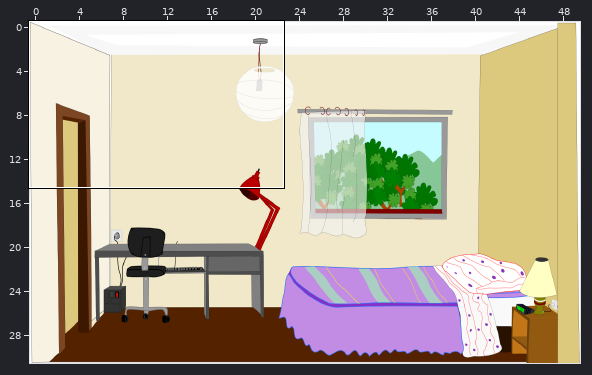
Two versions of a level (Tiled map, data/escena_05/escena_05.tmx). Above: a wide view before the commit, with the close-up outlined.
Close-up. Before:
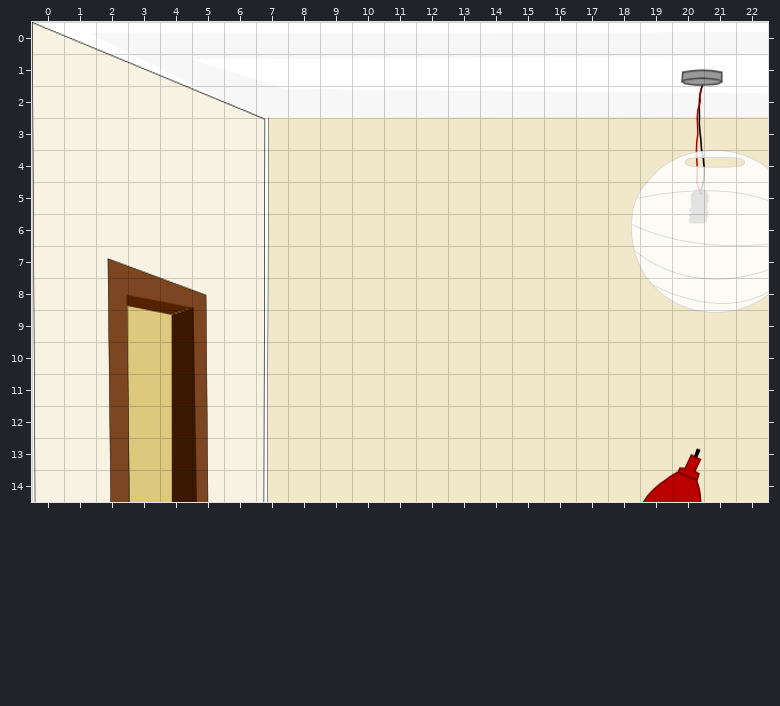
Cells are 32x32 px. Shown: x 0..22, y 0..14. Tiles whose own drawing changed are shown in their newer look in all pictures.
The same view after the edit:
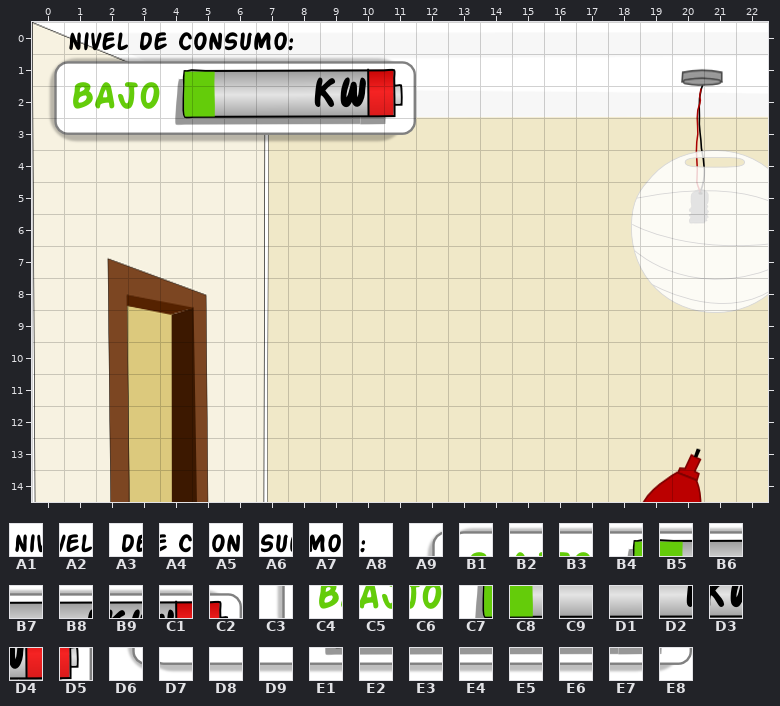
Key: from "pila": A1 1, A2 2, A3 3, A4 4, A5 5, A6 6, A7 7, A8 8, A9 12, B1 13, B2 14, B3 15, B4 16, B5 17, B6 18, B7 19, B8 20, B9 21, C1 22, C2 23, C3 24, C4 25, C5 26, C6 27, C7 28, C8 29, C9 30, D1 31, D2 32, D3 33, D4 34, D5 35, D6 36, D7 37, D8 38, D9 39, E1 40, E2 41, E3 42, E4 43, E5 44, E6 45, E7 46, E8 47.
__ is an empty cell.
Message: mejorando escenas
Change:
{"where": "layer \"foreground_e05\""}
{"y":0,"x":1,"old":"__ __ __ __ __ __ __ __","new":"A1 A2 A3 A4 A5 A6 A7 A8"}
{"y":1,"x":0,"old":"__ __ __ __ __ __ __ __ __ __ __ __","new":"A9 B1 B2 B3 B4 B5 B6 B7 B8 B9 C1 C2"}
{"y":2,"x":0,"old":"__ __ __ __ __ __ __ __ __ __ __ __","new":"C3 C4 C5 C6 C7 C8 C9 D1 D2 D3 D4 D5"}
{"y":3,"x":0,"old":"__ __ __ __ __ __ __ __ __ __ __ __","new":"D6 D7 D8 D9 E1 E2 E3 E4 E5 E6 E7 E8"}
